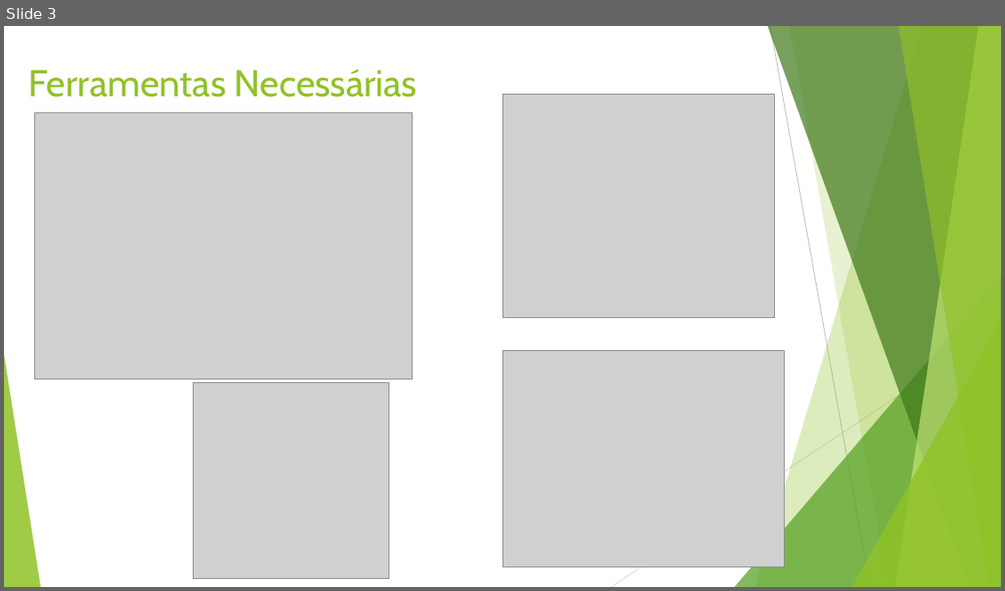
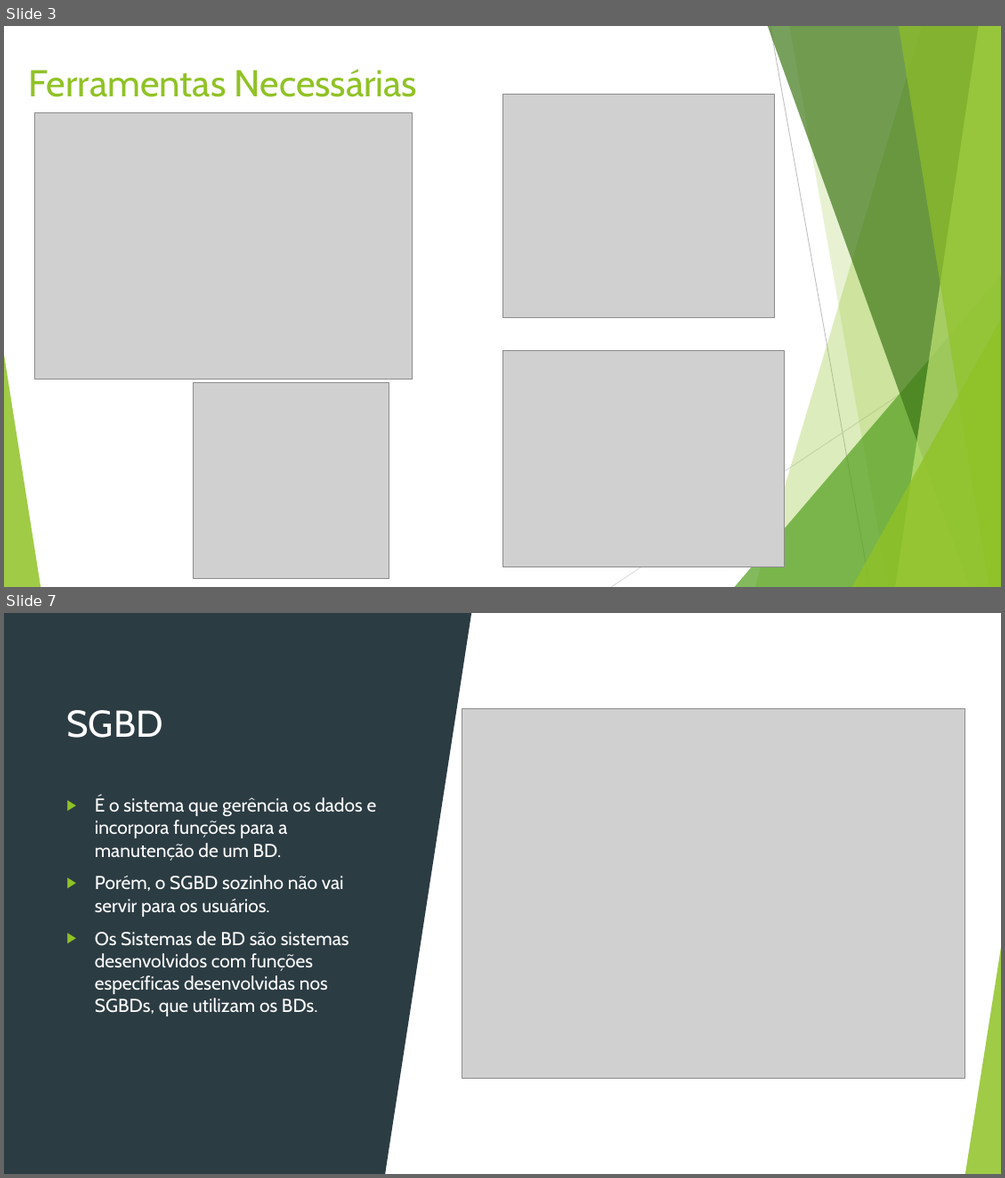
Before and after one commit to flaviosilva90/Aulas-Delphi, a slide deck: BD/SQL – BANCO DE DADOS.pptx. Shown one above the other, each under a label of ours: slide 3 before the commit, slides 3 and 7 after it; the slides between them are not shown. The pictures are 1005x591 and 1005x1178 pixels, drawn with LibreOffice and Linux fonts; fonts in the diff are those of the drawing; grey boxes stand for pictures. Boxes give left, top, right and bottom in pixels: in the first picture for what was removed or moved away, otherwise in the second. Text is boxed around its words. In the diff, an @@ line names an element or a change of style, - is before the commit and + after.

```diff
--- a/BD/SQL – BANCO DE DADOS.pptx
+++ b/BD/SQL – BANCO DE DADOS.pptx
@@ slide 7 added at <box>4,613,1001,1174</box>, background #FFFFFF; not listed: 10 template elements that a slide beside it also shows @@
@@ rectangle added at <box>4,613,1001,1174</box>, fill #FFFFFF @@
@@ rectangle added at <box>4,613,386,1174</box>, fill #2C3C43 @@
@@ triangle added at <box>386,613,472,1174</box>, fill #2C3C43 @@
@@ title added at <box>66,710,162,738</box>, 36 pt, text #FFFFFF @@
+SGBD
@@ picture added at <box>461,709,966,1078</box> @@
@@ text added at <box>95,795,377,1016</box>, 18 pt, text #FFFFFF @@
+▶ É o sistema que gerência os dados e incorpora funções para a manutenção de um BD.
+▶ Porém, o SGBD sozinho não vai servir para os usuários.
+▶ Os Sistemas de BD são sistemas desenvolvidos com funções específicas desenvolvidas nos SGBDs, que utilizam os BDs.
@@ triangle added at <box>966,941,1001,1174</box>, fill #90C226 at 85% opacity @@
```
Also in this commit, not shown: 6 other slides added, 2 other files.
